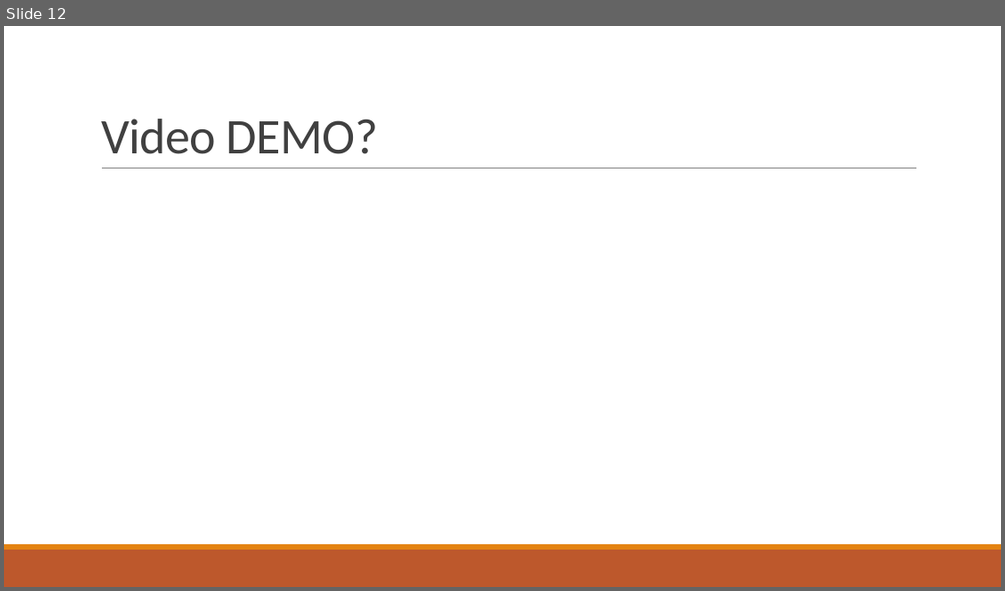
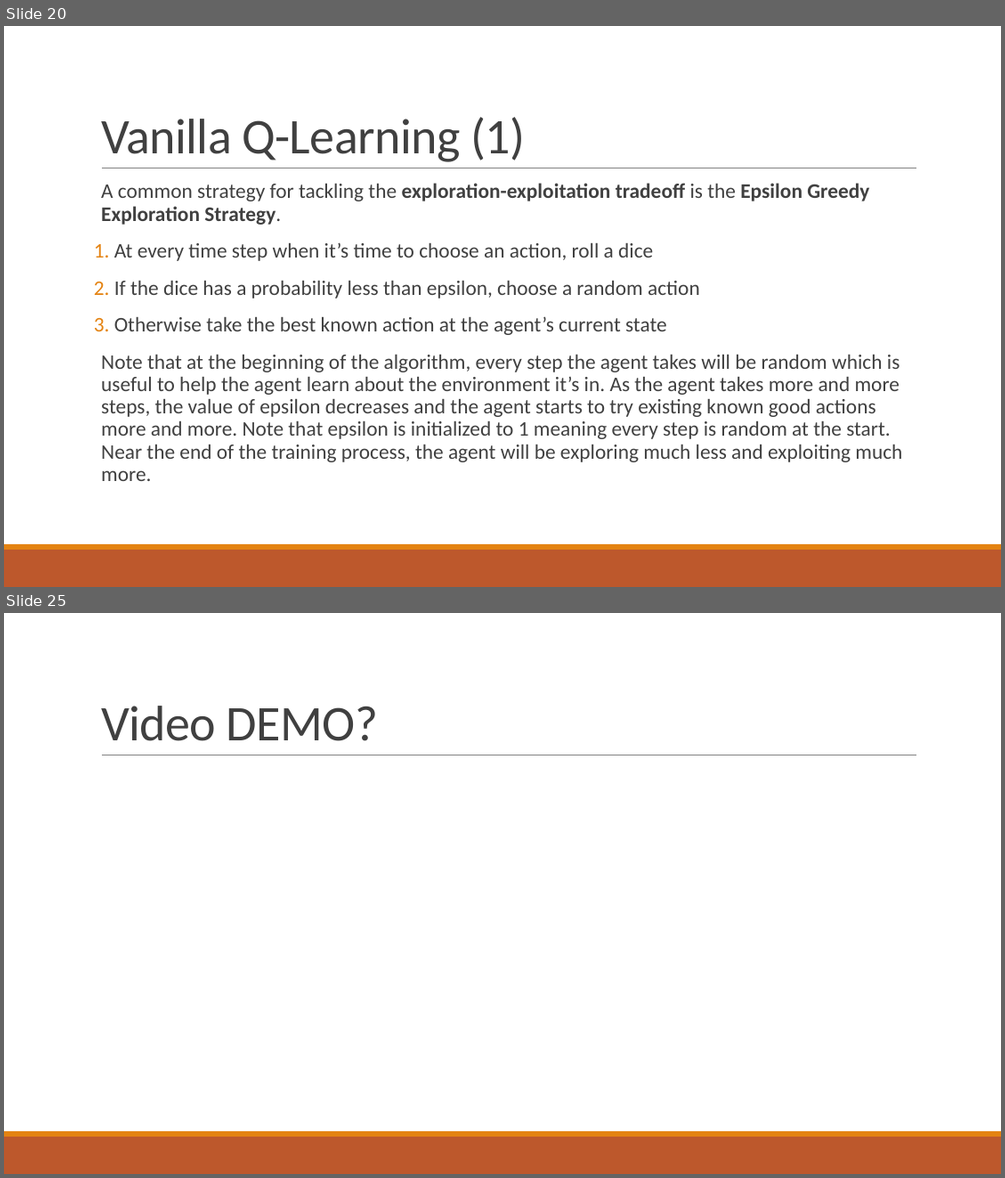
Before and after one commit to francescobaraldi/smart-neighborhood, a slide deck: Smart Neighborhood.pptx. Shown one above the other, each under a label of ours: slide 12 before the commit, slides 20 and 25 after it; the slides between them are not shown. The pictures are 1005x591 and 1005x1178 pixels, drawn with LibreOffice and Linux fonts; fonts in the diff are those of the drawing. Boxes give left, top, right and bottom in pixels: in the first picture for what was removed or moved away, otherwise in the second. Text is boxed around its words. In the diff, an @@ line names an element or a change of style, - is before the commit and + after.

```diff
--- a/Smart Neighborhood.pptx
+++ b/Smart Neighborhood.pptx
@@ slide 20 added at [4,26,1001,587], background #FFFFFF; not listed: 3 template elements that a slide beside it also shows @@
@@ title added at [101,117,525,162], 48 pt, text #404040 @@
+Vanilla Q-Learning (1)
@@ text added at [101,183,902,481], 20 pt, text #404040 @@
+  A common strategy for tackling the exploration-exploitation tradeoff is the Epsilon Greedy Exploration Strategy.
+1. At every time step when it’s time to choose an action, roll a dice
+2. If the dice has a probability less than epsilon, choose a random action
+3. Otherwise take the best known action at the agent’s current state
+  Note that at the beginning of the algorithm, every step the agent takes will be random which is useful to help the agent learn about the environment it’s in. As the agent takes more and more steps, the value of epsilon decreases and the agent starts to try existing known good actions more and more. Note that epsilon is initialized to 1 meaning every step is random at the start. Near the end of the training process, the agent will be exploring much less and exploiting much more.
@@ what was slide 12 is now slide 25 @@
```
Also in this commit, not shown: 7 slides changed, 13 other slides added, 1 slide removed.
